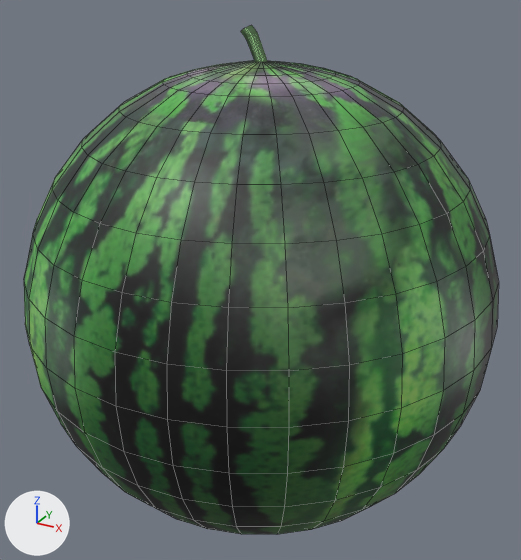
What one commit did to the FBX model Assets/LaunchObject/subak/artwork/fbx/subak.fbx.
The view is the same before and after, from a 50 mm camera at (0.565, -1.03, 0.951) aimed at (-0.002, 0.001, 0.435). Arrows for +X, +Y and +Z are at lower left; the lights stay in place. Mesh edges are drawn as thin lines. Where no turn or scale is listed for an object, it has been applied to the vertices.

In view in the first picture: 'subak'.
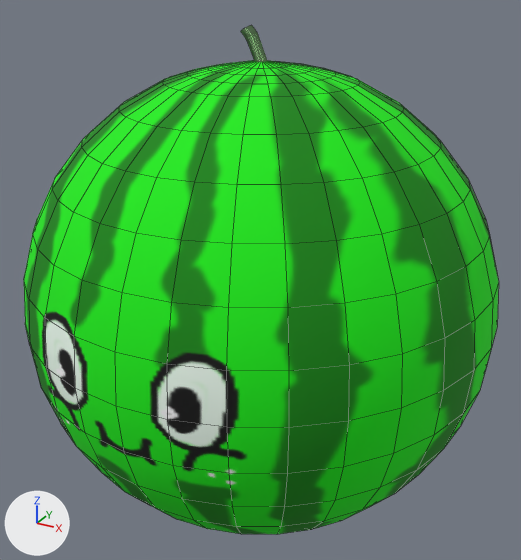
Location of each change, [x1, y1, x2, y2] in pixels of the pictures (521 x 560 px):
part 1 of me_sphere, recoloured
    both: [24, 61, 499, 534]

Diff of the bpy script that builds the scene:
```diff
--- a/Assets/LaunchObject/subak/artwork/fbx/subak.fbx.py
+++ b/Assets/LaunchObject/subak/artwork/fbx/subak.fbx.py
@@ img_subak3_png @@
+img_subak3_png = load_image('subak3.png', '../texture/subak3.png', 512, 512, 'sRGB')
@@ mat_subak3 @@
+mat_subak3 = principled_material('subak3')
+mat_subak3.texture = img_subak3_png
+mat_subak3.roughness = 0.882
@@ me_sphere @@
 me_sphere.from_pydata(...)  # 642 vertices, 673 faces; spans x -0.405..0.405, y -0.405..0.405, z -0.405..0.456
 # used by ob_subak; location = (0.0, 0.0, 0.406)
+# me_sphere part 1: all 608 faces that had it switch from mat_subak1 (picture img_subak1_png) to mat_subak3 (picture img_subak3_png)
 me_sphere.materials.append(mat_subak2)
```
